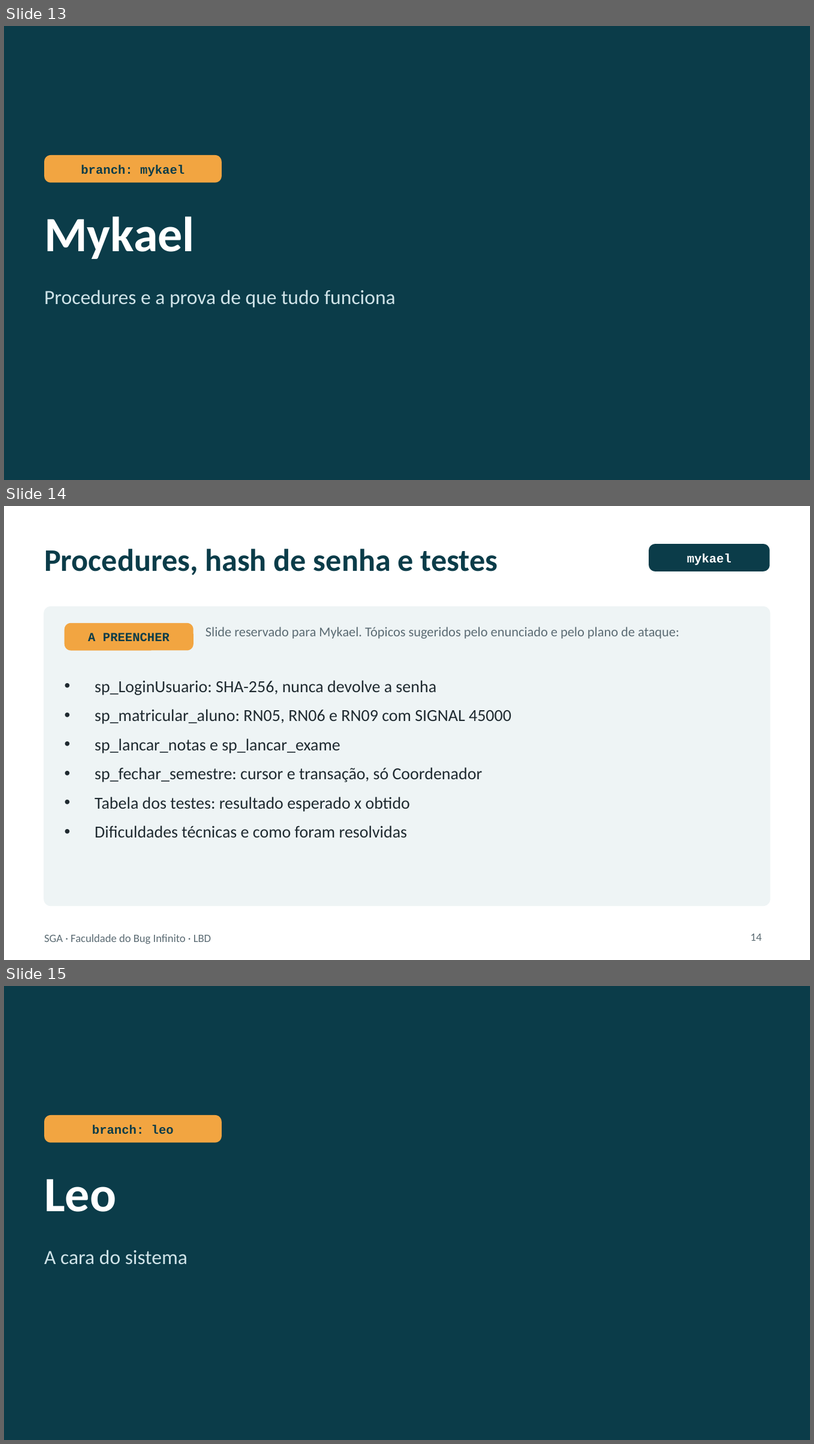
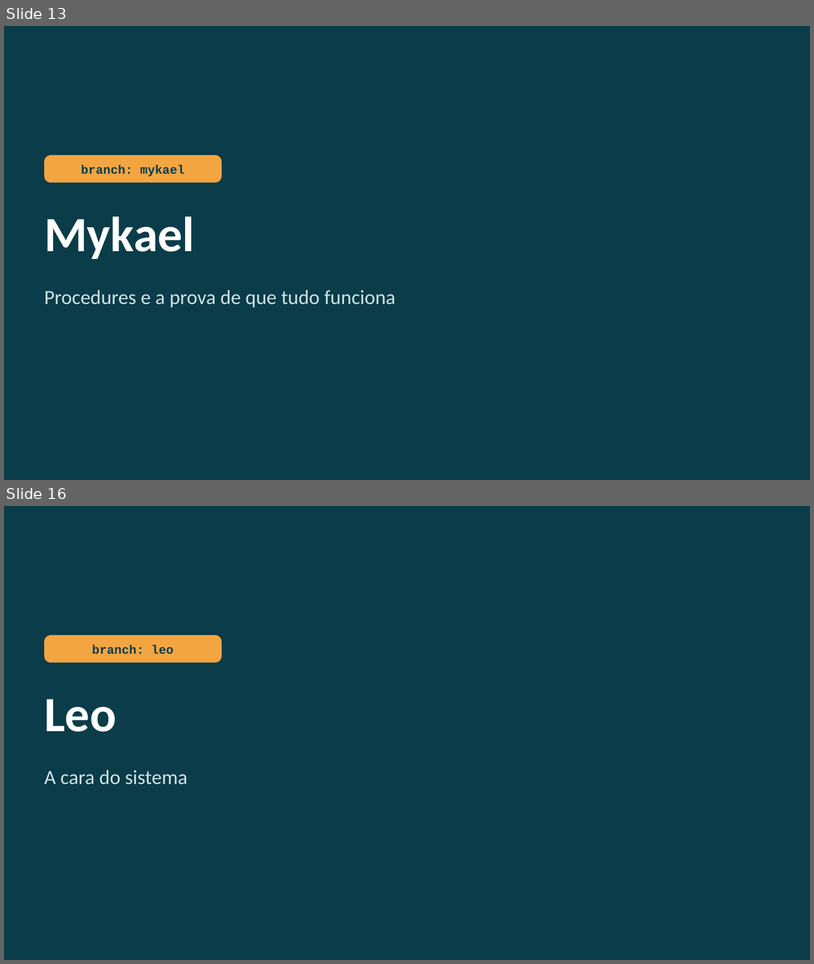
Before and after one commit to Diego-sfrr/AtividadeAvaliativaPOO, a slide deck: apresentacao/SGA_apresentacao.pptx. Shown one above the other, each under a label of ours: slides 13, 14 and 15 before the commit, slides 13 and 16 after it; the slides between them are not shown. The pictures are 814x1444 and 814x964 pixels, drawn with LibreOffice and Linux fonts; fonts in the diff are those of the drawing. Boxes give left, top, right and bottom in pixels: in the first picture for what was removed or moved away, otherwise in the second. Text is boxed around its words. In the diff, an @@ line names an element or a change of style, - is before the commit and + after.

```diff
--- a/apresentacao/SGA_apresentacao.pptx
+++ b/apresentacao/SGA_apresentacao.pptx
@@ slide 14 removed at (4,506,810,960), background #FFFFFF @@
@@ text removed at (44,549,498,575) @@
-Procedures, hash de senha e testes
@@ rounded rectangle removed at (649,544,770,571) @@
-mykael
@@ rounded rectangle removed at (44,607,770,905) @@
@@ rounded rectangle removed at (65,623,194,651) @@
-A PREENCHER
@@ text removed at (206,627,680,639) @@
-Slide reservado para Mykael. Tópicos sugeridos pelo enunciado e pelo plano de ataque:
@@ text removed at (95,680,512,837) @@
-• sp_LoginUsuario: SHA-256, nunca devolve a senha
-• sp_matricular_aluno: RN05, RN06 e RN09 com SIGNAL 45000
-• sp_lancar_notas e sp_lancar_exame
-• sp_fechar_semestre: cursor e transação, só Coordenador
-• Tabela dos testes: resultado esperado x obtido
-• Dificuldades técnicas e como foram resolvidas
@@ text removed at (44,934,211,943) @@
-SGA · Faculdade do Bug Infinito · LBD
@@ page number removed at (751,933,762,940) @@
-14
@@ what was slide 15 is now slide 16 @@
```
Also in this commit, not shown: 10 slides changed, 5 slides added, 1 other slide removed, 4 other files.
